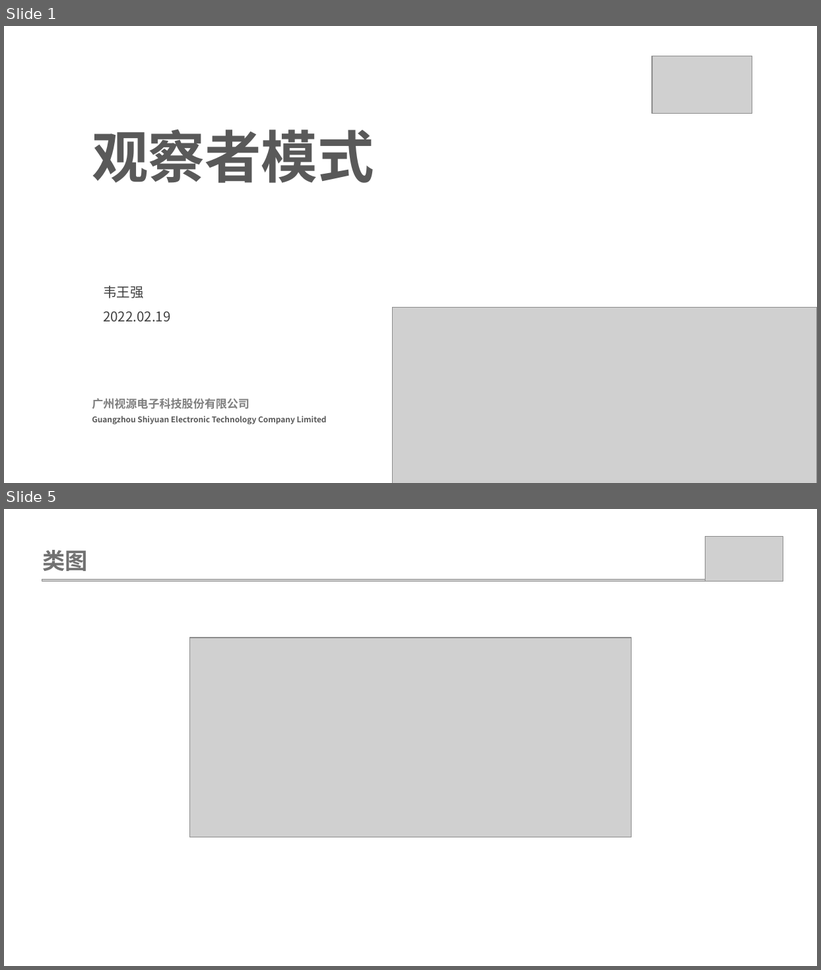
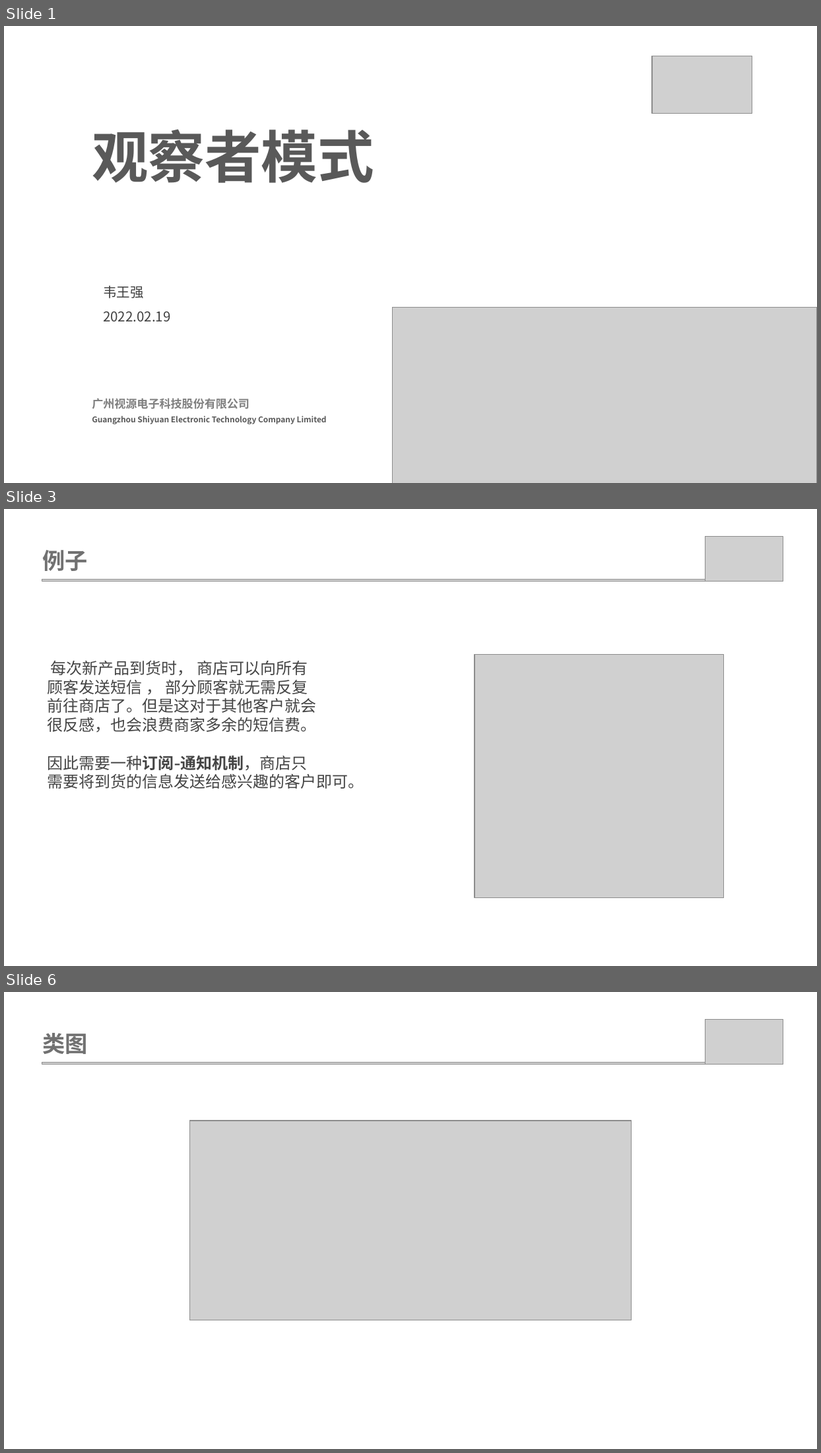
Before and after one commit to weiwangqiang/SharePPT, a slide deck: ObservableMode/观查者模式.pptx. Shown one above the other, each under a label of ours: slides 1 and 5 before the commit, slides 1, 3 and 6 after it; the slides between them are not shown. The pictures are 821x970 and 821x1453 pixels, drawn with LibreOffice and Linux fonts; fonts in the diff are those of the drawing; grey boxes stand for pictures. Boxes give left, top, right and bottom in pixels: in the first picture for what was removed or moved away, otherwise in the second. Text is boxed around its words. In the diff, an @@ line names an element or a change of style, - is before the commit and + after.

```diff
--- a/ObservableMode/观查者模式.pptx
+++ b/ObservableMode/观查者模式.pptx
@@ slide 3 added at [4,509,817,966], background #FFFFFF @@
@@ picture added at [705,537,783,582] @@
@@ text added at [43,550,88,571], 20 pt, text #717171, bold @@
+例子
@@ picture added at [42,580,779,582] @@
@@ text added at [48,661,364,789], 14 pt, text #444444 @@
+每次新产品到货时， 商店可以向所有
+顾客发送短信 ， 部分顾客就无需反复
+前往商店了。但是这对于其他客户就会
+很反感，也会浪费商家多余的短信费。
+因此需要一种订阅-通知机制，商店只
+需要将到货的信息发送给感兴趣的客户即可。
@@ picture added at [475,655,723,898] @@
@@ what was slide 5 is now slide 6 @@
```
Also in this commit, not shown: 7 slides changed, 3 other slides added, 1 slide removed, 3 other files.
